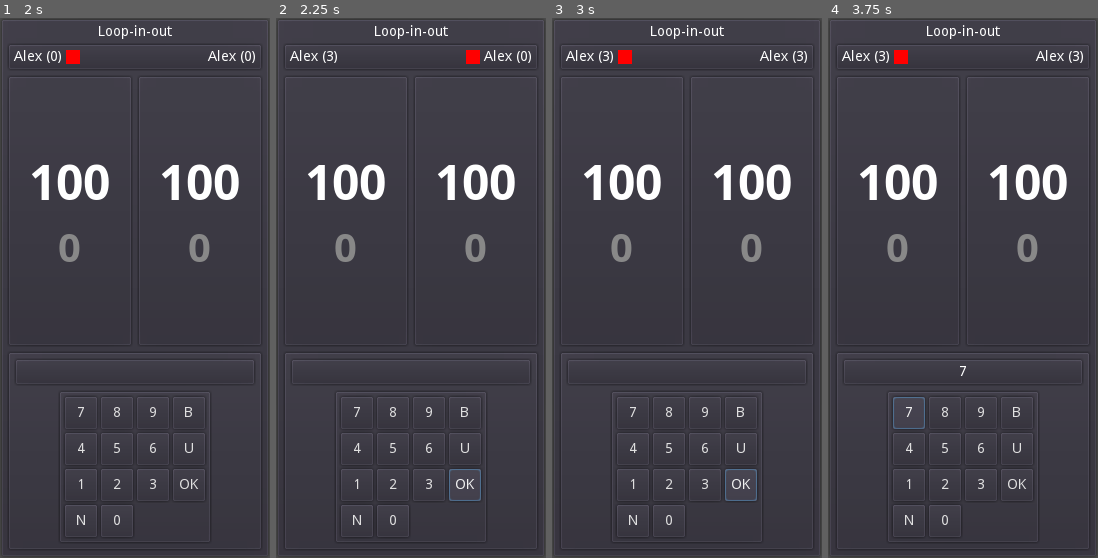
Above: before the commit, frames 1-4 (left to right).
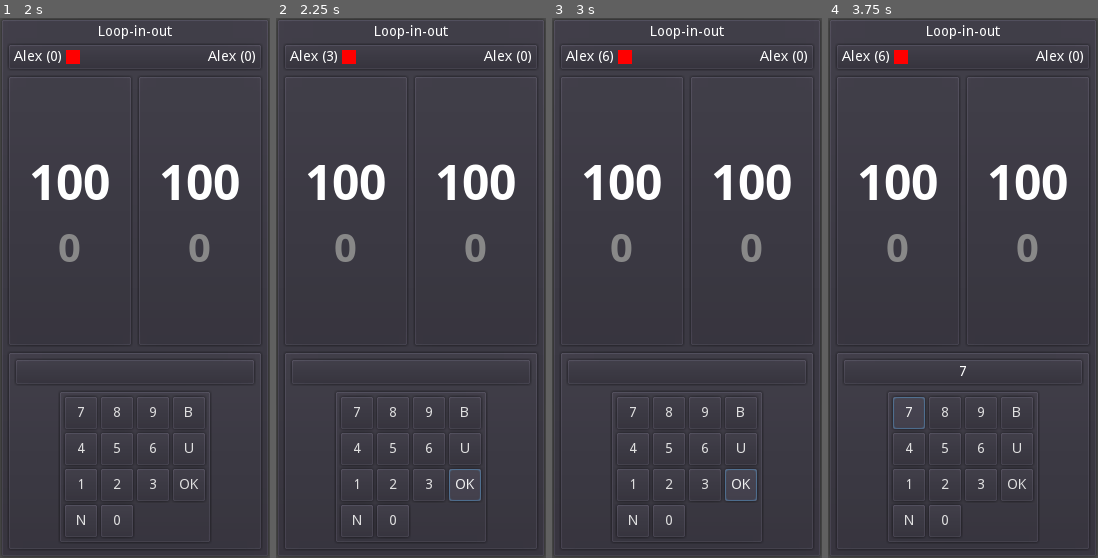
Above: after the commit, the same moments.

Repository: Kiel97/ideal-fortnight
Game: Godot game, scene res://Main.tscn
Two runs of this game, one before a commit and one after it. Both use one fixed random seed, a clock stepped at 60 frames per second and the inputs below.
Inputs (mouse positions are in pixels of both pictures, inside the frame that each line leads up to):
- Up to frame 1 (2 s): click (164, 147) at 0.52 s; type "Alex" at 0.6 s; click (164, 185) at 0.75 s; type "Alex" at 0.83 s; click "Start" at 1.25 s
- Up to frame 2 (2.25 s): click "OK" at 2 s
- Up to frame 3 (3 s): click "OK" at 2.75 s
- Up to frame 4 (3.75 s): click "7" at 3.5 s

Frame 1 is identical in both runs. In frame 2, 0.3% of the frame differs, in the area x 24-76%, y 5-9%; in frame 3, less than 0.1%; in frame 4, less than 0.1%.

Commit message:
Game now doesn't accept invalid target input

Diff:
--- a/LoopInOut/Game.gd
+++ b/LoopInOut/Game.gd
@@ -108,12 +108,13 @@
 		if value > 0 and value <= player1_remaining and value != player1_remaining - 1:
 			self.player1_target = value
 			player1_gamestate = game_states.CONQUER
+			next_player()
 	else:
 		self.player2_darts += 3
 		if value > 0 and value <= player2_remaining and value != player2_remaining - 1:
 			self.player2_target = value
 			player2_gamestate = game_states.CONQUER
-	next_player()
+			next_player()
 
 func _on_ConquerPanel_darts_to_checkout(darts) -> void:
 	if darts == 0:
